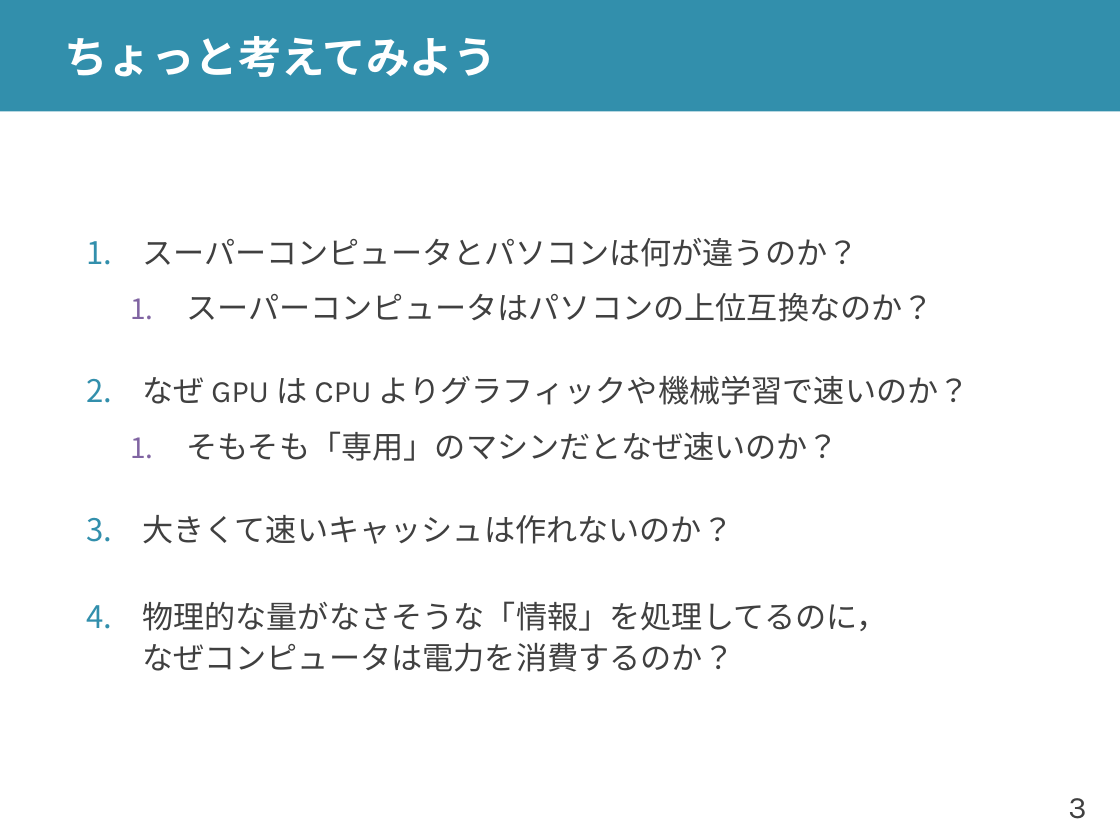
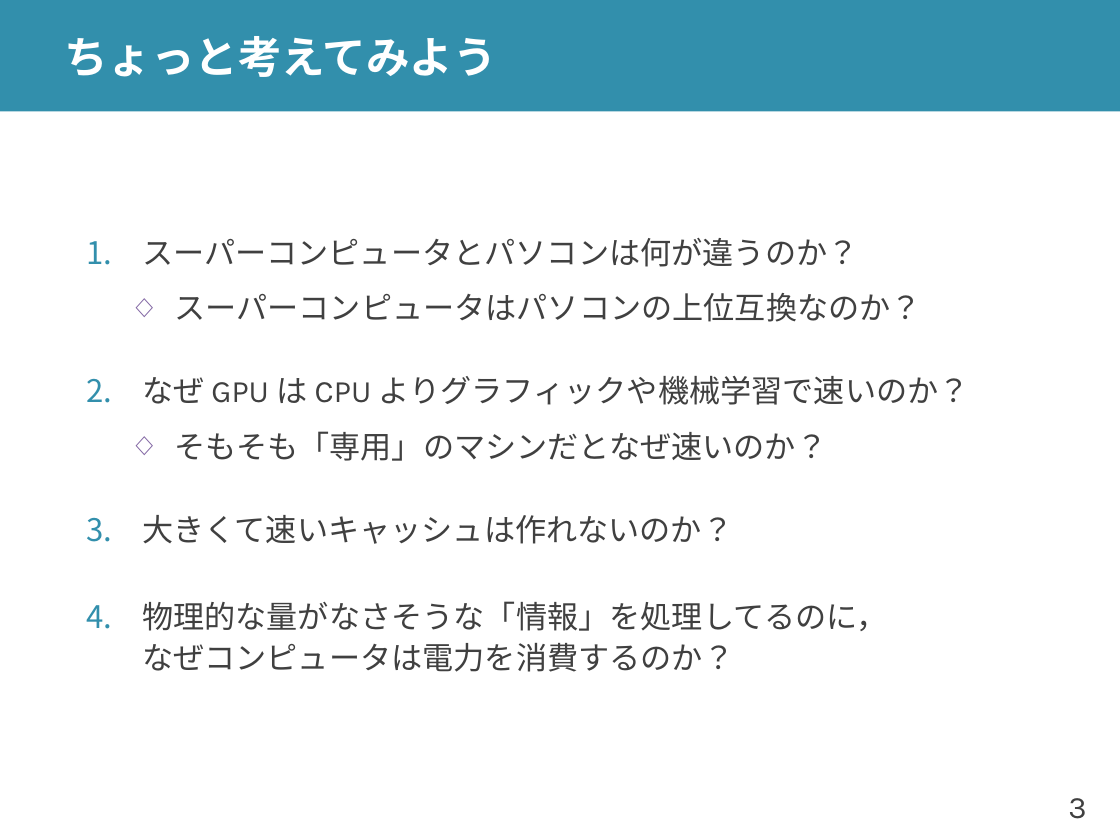
Before and after one commit to shioyadan/advanced-computer-organization, a slide deck: slide 3 of aco-shioya-00.pptx. Drawn at 1120x840 pixels with LibreOffice and Linux fonts; fonts in the diff are those of the drawing. Boxes give left, top, right and bottom in pixels: in the first picture for what was removed or moved away, otherwise in the second. Text is boxed around its words. In the diff, an @@ line names an element or a change of style, - is before the commit and + after.

```diff
--- a/aco-shioya-00.pptx
+++ b/aco-shioya-00.pptx
@@ text at [174, 293, 922, 461]: bullet 1. to ◇ @@
```
Also in this commit, not shown: 8 other slides changed, 2 slides added, 1 other file.
